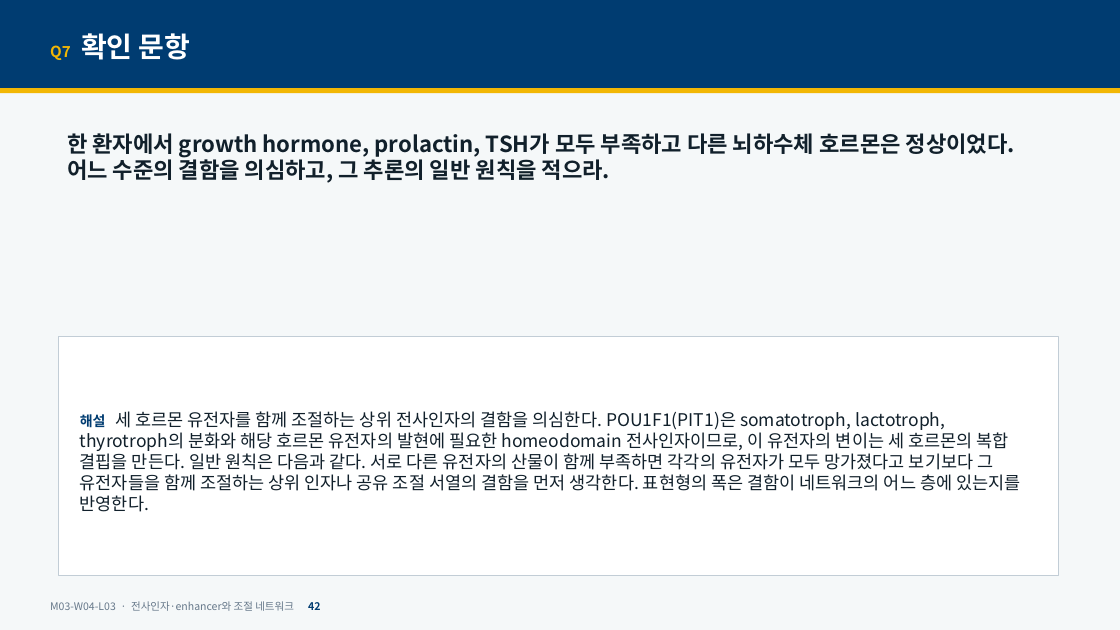
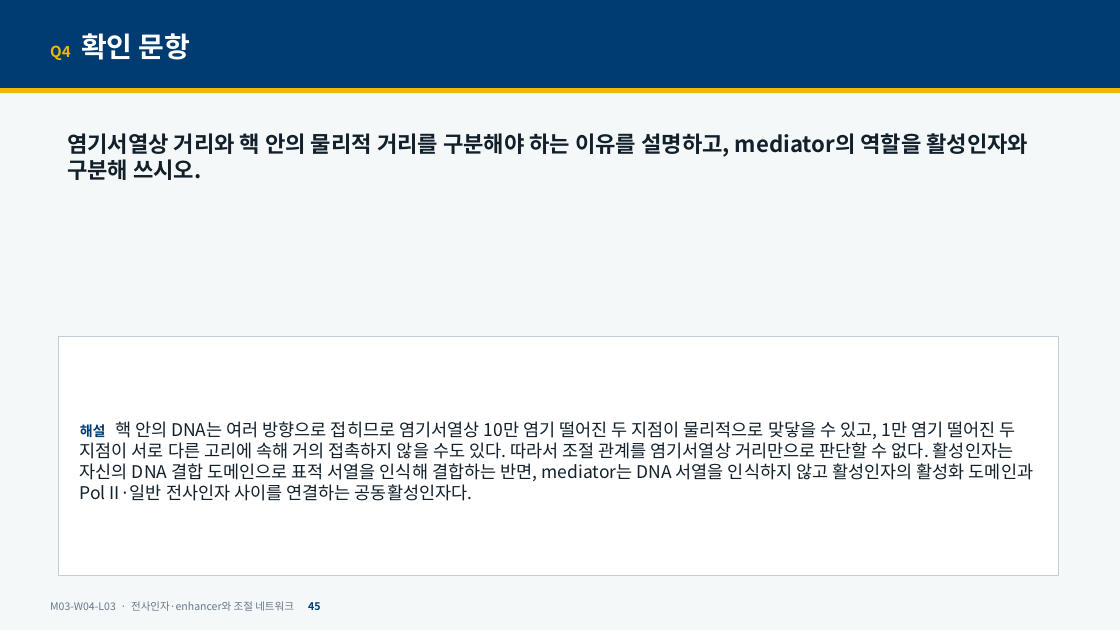
Before and after one commit to hoperiasd2/hoperiasd2.github.io, a slide deck: slide 45 of curriculum/M03/W04/L03/slides.pptx (slide 42 before the commit). Drawn at 1120x630 pixels with LibreOffice and Linux fonts; fonts in the diff are those of the drawing. Boxes give left, top, right and bottom in pixels: in the first picture for what was removed or moved away, otherwise in the second. Text is boxed around its words. In the diff, an @@ line names an element or a change of style, - is before the commit and + after.

```diff
--- a/curriculum/M03/W04/L03/slides.pptx
+++ b/curriculum/M03/W04/L03/slides.pptx
@@ text at bbox=[50, 33, 191, 60]: text changed @@
-Q7 확인 문항
+Q4 확인 문항
@@ text at bbox=[67, 133, 1029, 180]: text changed @@
-한 환자에서 growth hormone, prolactin, TSH가 모두 부족하고 다른 뇌하수체 호르몬은 정상이었다. 어느 수준의 결함을 의심하고, 그 추론의 일반 원칙을 적으라.
+염기서열상 거리와 핵 안의 물리적 거리를 구분해야 하는 이유를 설명하고, mediator의 역할을 활성인자와 구분해 쓰시오.
@@ text in rectangle at bbox=[80, 421, 1033, 501]: text changed @@
-해설 세 호르몬 유전자를 함께 조절하는 상위 전사인자의 결함을 의심한다. POU1F1(PIT1)은 somatotroph, lactotroph, thyrotroph의 분화와 해당 호르몬 유전자의 발현에 필요한 homeodomain 전사인자이므로, 이 유전자의 변이는 세 호르몬의 복합 결핍을 만든다. 일반 원칙은 다음과 같다. 서로 다른 유전자의 산물이 함께 부족하면 각각의 유전자가 모두 망가졌다고 보기보다 그 유전자들을 함께 조절하는 상위 인자나 공유 조절 서열의 결함을 먼저 생각한다. 표현형의 폭은 결함이 네트워크의 어느 층에 있는지를 반영한다.
+해설 핵 안의 DNA는 여러 방향으로 접히므로 염기서열상 10만 염기 떨어진 두 지점이 물리적으로 맞닿을 수 있고, 1만 염기 떨어진 두 지점이 서로 다른 고리에 속해 거의 접촉하지 않을 수도 있다. 따라서 조절 관계를 염기서열상 거리만으로 판단할 수 없다. 활성인자는 자신의 DNA 결합 도메인으로 표적 서열을 인식해 결합하는 반면, mediator는 DNA 서열을 인식하지 않고 활성인자의 활성화 도메인과 Pol II·일반 전사인자 사이를 연결하는 공동활성인자다.
```
Also in this commit, not shown: 38 other slides changed, 12 slides added, 5 slides removed, 17 other files.
